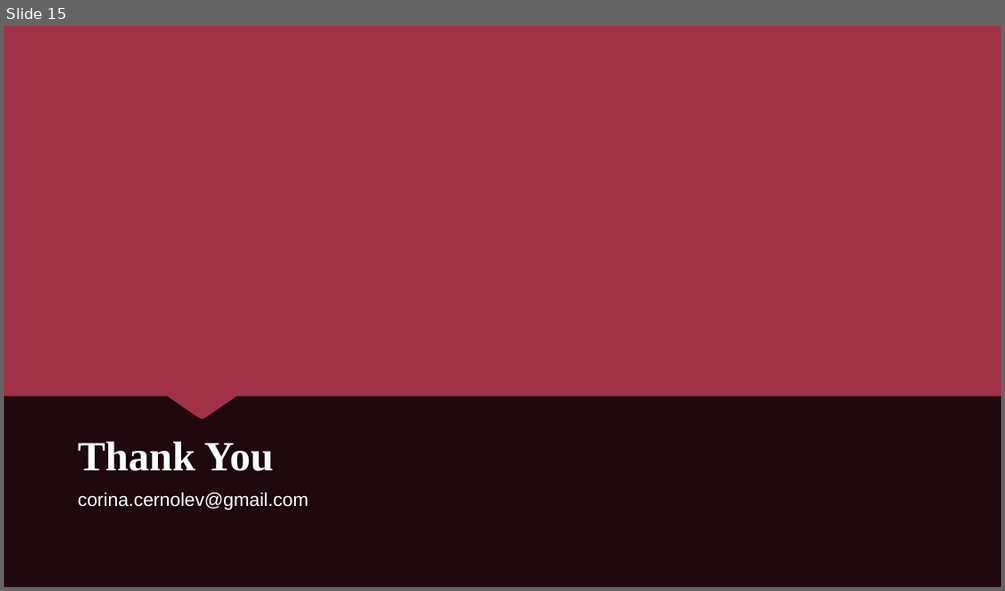
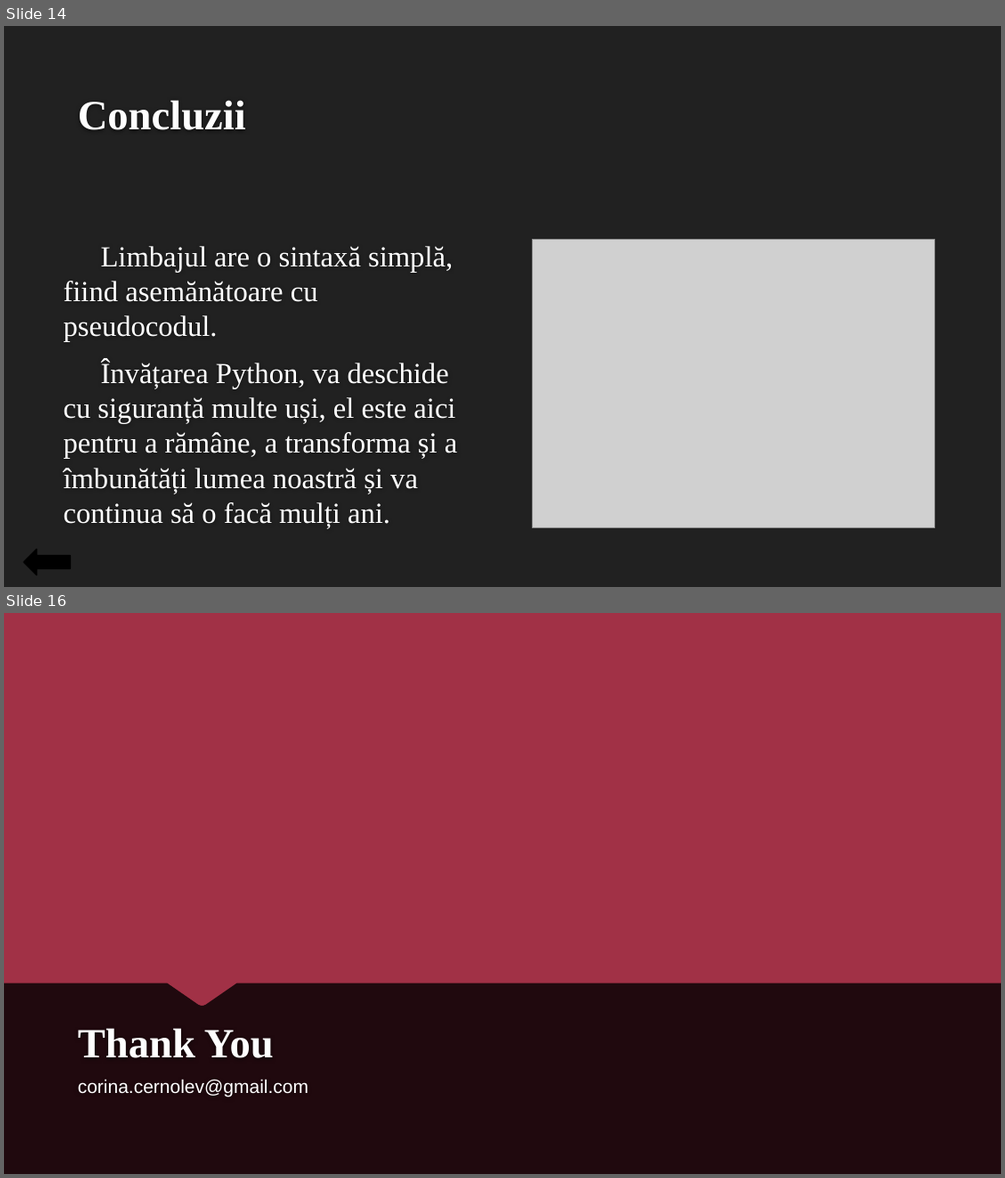
Before and after one commit to CernolevCorina/Python_introduction, a slide deck: Introducere în limbajul de programare Python.pptx. Shown one above the other, each under a label of ours: slide 15 before the commit, slides 14 and 16 after it; the slides between them are not shown. The pictures are 1005x591 and 1005x1178 pixels, drawn with LibreOffice and Linux fonts; fonts in the diff are those of the drawing; grey boxes stand for pictures; background and template pictures are left out. Boxes give left, top, right and bottom in pixels: in the first picture for what was removed or moved away, otherwise in the second. Text is boxed around its words. In the diff, an @@ line names an element or a change of style, - is before the commit and + after.

```diff
--- a/Introducere în limbajul de programare Python.pptx
+++ b/Introducere în limbajul de programare Python.pptx
@@ slide 14 added at [4, 26, 1001, 587], background #212121 @@
@@ title added at [78, 100, 246, 130], 40 pt, text #FEFEFE, bold @@
+Concluzii
@@ picture added at [533, 239, 935, 528] @@
@@ text added at [64, 246, 457, 528], 28 pt, text #FFFFFF @@
+Limbajul are o sintaxă simplă, fiind asemănătoare cu pseudocodul.
+Învățarea Python, va deschide cu siguranță multe uși, el este aici pentru a rămâne, a transforma și a îmbunătăți lumea noastră și va continua să o facă mulți ani.
@@ left arrow added at [24, 548, 70, 575], fill #000000, outline #000000 1.25 pt @@
@@ what was slide 15 is now slide 16 @@
```
Also in this commit, not shown: 10 slides changed, 1 other file.
